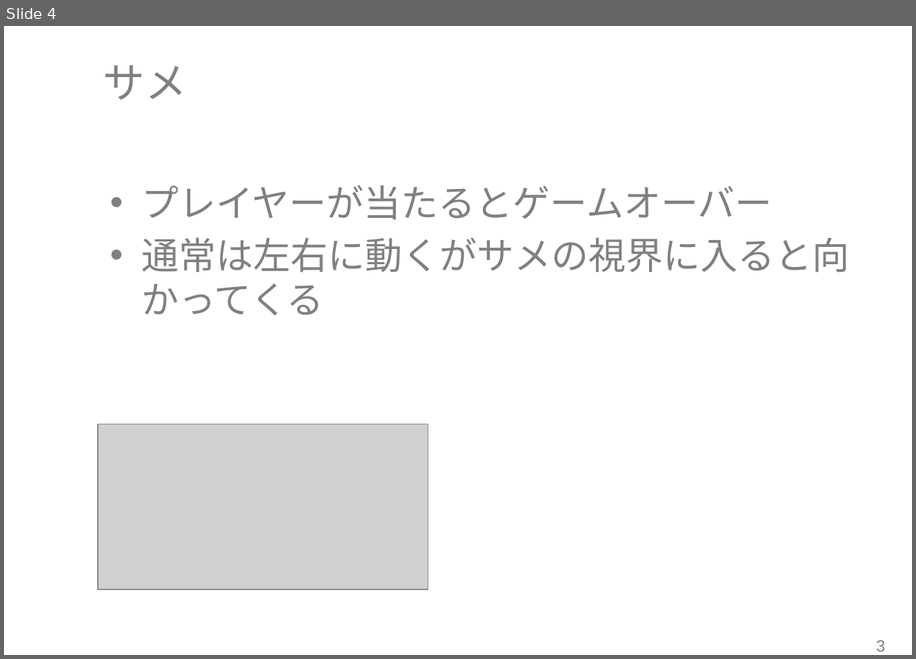
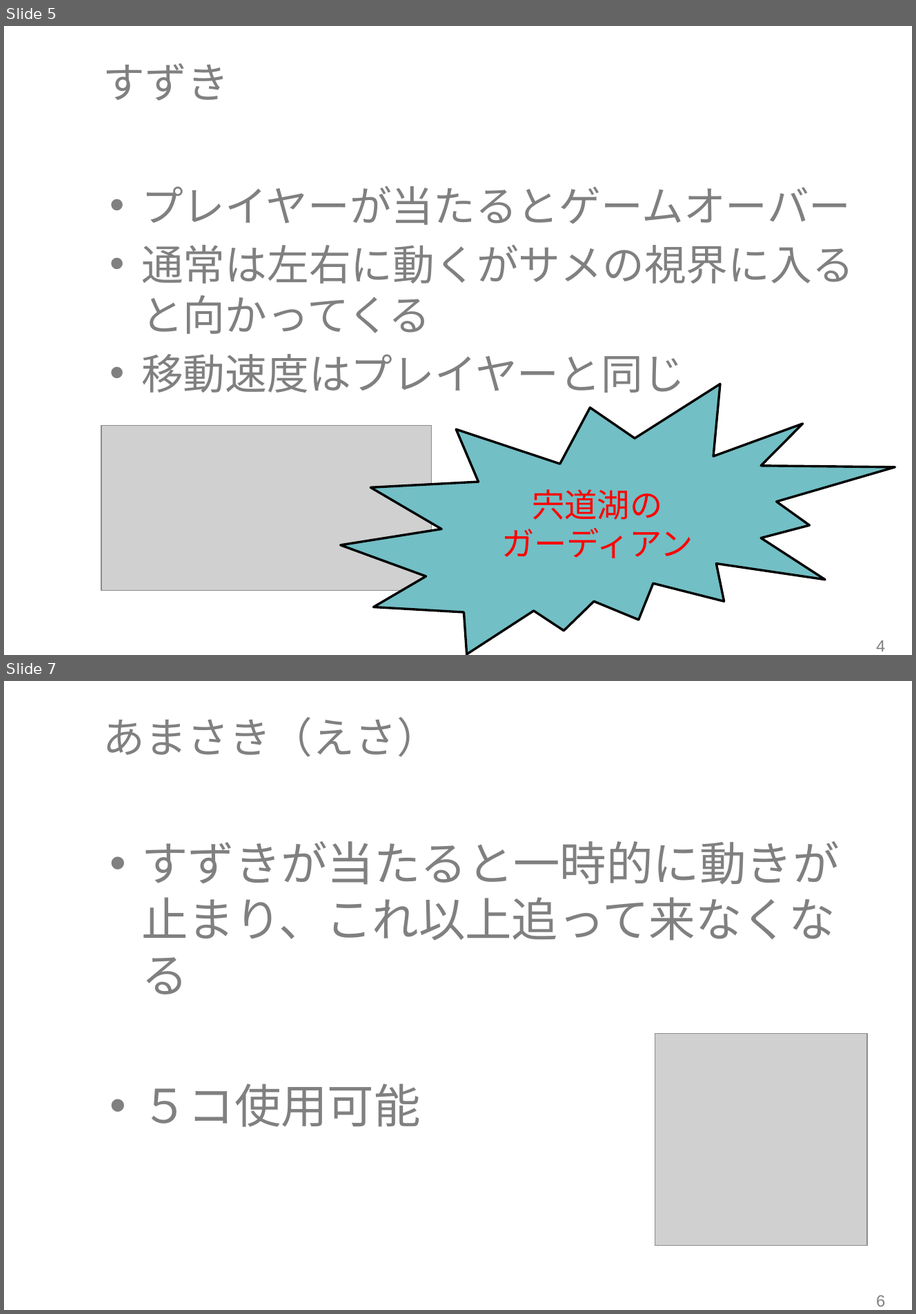
Before and after one commit to RubyCamp/rc2016s_g6, a slide deck: shinziko.pptx. Shown one above the other, each under a label of ours: slide 4 before the commit, slides 5 and 7 after it; the slides between them are not shown. The pictures are 916x659 and 916x1314 pixels, drawn with LibreOffice and Linux fonts; fonts in the diff are those of the drawing; grey boxes stand for pictures; background and template pictures are left out. Boxes give left, top, right and bottom in pixels: in the first picture for what was removed or moved away, otherwise in the second. Text is boxed around its words. In the diff, an @@ line names an element or a change of style, - is before the commit and + after.

```diff
--- a/shinziko.pptx
+++ b/shinziko.pptx
@@ slide 7 added at box(4, 681, 912, 1310), background #FFFFFF @@
@@ title added at box(103, 717, 439, 757), 36 pt, text #808080 @@
+あまさき（えさ）
@@ text added at box(141, 841, 839, 1127), 40 pt, text #808080 @@
+• すずきが当たると一時的に動きが止まり、これ以上追って来なくなる
+• ５コ使用可能
@@ picture added at box(655, 1033, 868, 1245) @@
@@ page number added at box(876, 1294, 885, 1306), 14 pt, text #808080 @@
+6
@@ what was slide 4 is now slide 5 @@
@@ slide 5 changed as well @@
@@ title at box(103, 63, 229, 101): text changed @@
-サメ
+すずき
@@ text at box(141, 186, 854, 334): size 32 to 36 pt in "プレイヤーが当たるとゲームオーバー", "通常は左右に動くがサメの視界に入ると向かってくる" @@
@@ text at box(141, 354, 685, 392): paragraph added @@
+• 移動速度はプレイヤーと同じ
@@ irregular seal added at box(340, 384, 895, 654), fill #72BFC5, outline #000000 2 pt, 28 pt, text #FF0000 @@
+宍道湖の
+ガーディアン
@@ picture: place and size @@
-picture at box(98, 424, 428, 590)
+picture at box(101, 425, 432, 590)
@@ page number at box(876, 640, 885, 651): text changed @@
-3
+4
```
Also in this commit, not shown: 3 other slides changed, 6 other slides added.
